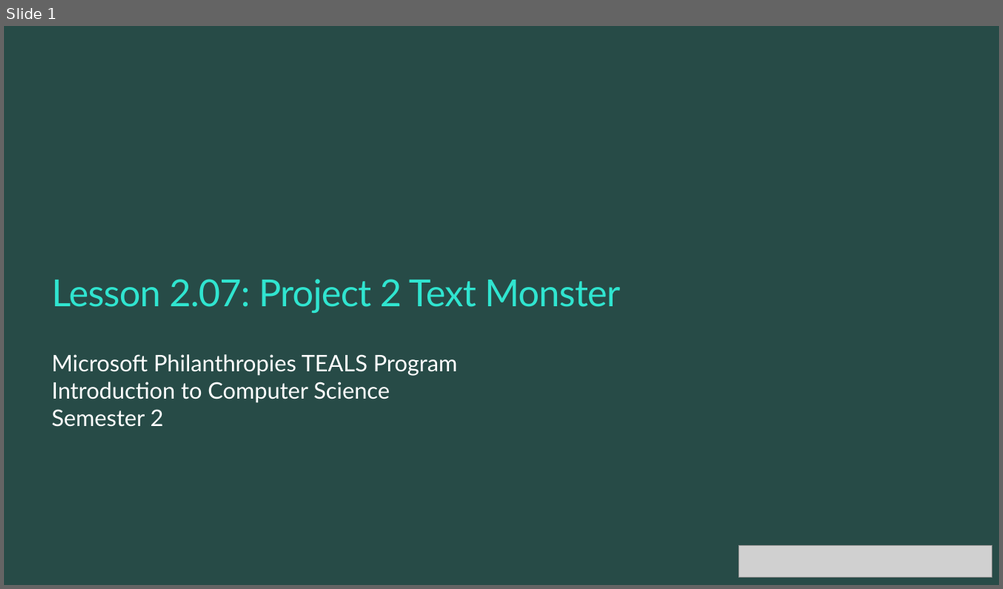
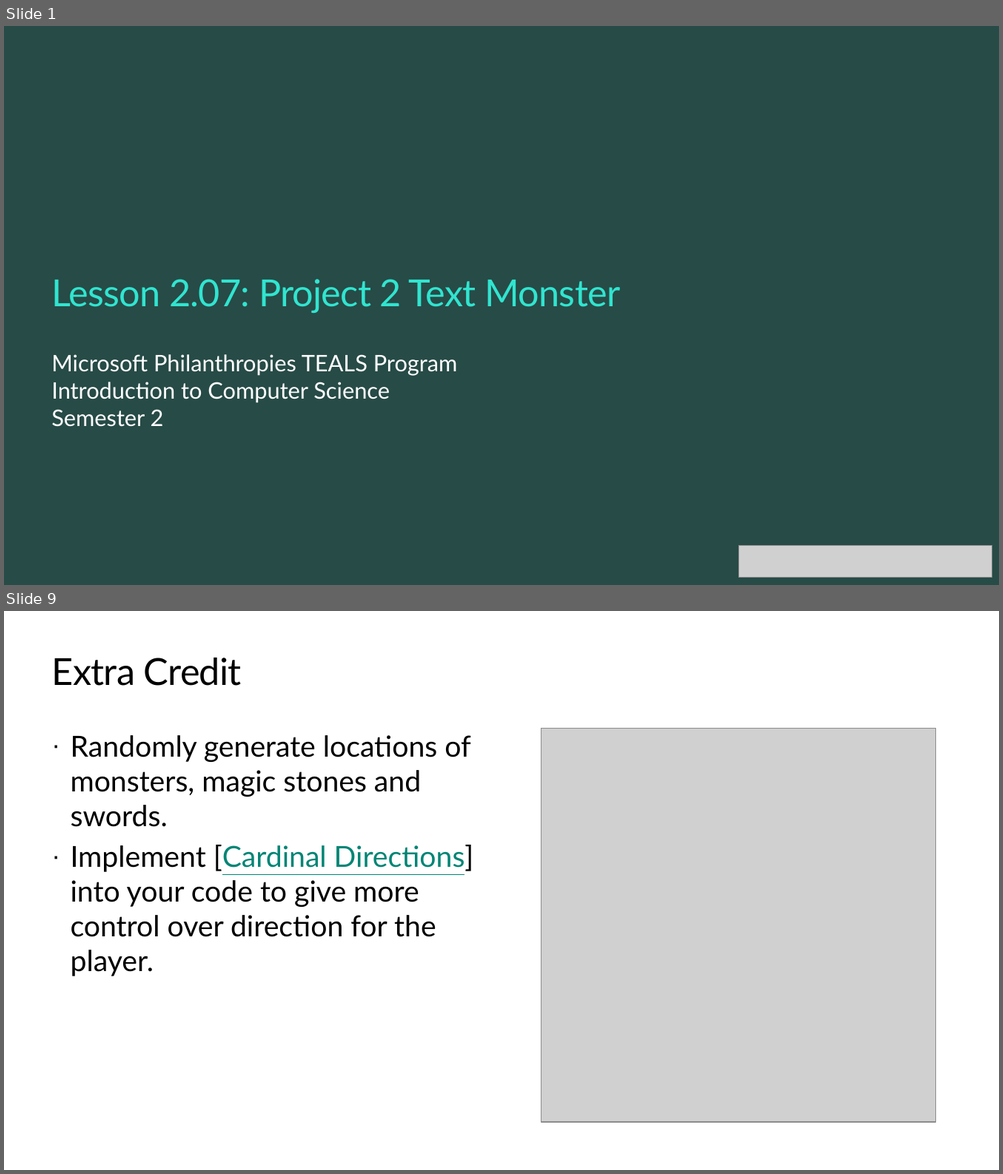
Before and after one commit to TEALSK12/2nd-semester-introduction-to-computer-science, a slide deck: units/2_unit/slidedecks/Intro Python 2.07 TEALS.pptx. Shown one above the other, each under a label of ours: slide 1 before the commit, slides 1 and 9 after it; the slides between them are not shown. The pictures are 1003x589 and 1003x1174 pixels, drawn with LibreOffice and Linux fonts; fonts in the diff are those of the drawing; grey boxes stand for pictures; background and template pictures are left out. Boxes give left, top, right and bottom in pixels: in the first picture for what was removed or moved away, otherwise in the second. Text is boxed around its words. In the diff, an @@ line names an element or a change of style, - is before the commit and + after.

```diff
--- a/units/2_unit/slidedecks/Intro Python 2.07 TEALS.pptx
+++ b/units/2_unit/slidedecks/Intro Python 2.07 TEALS.pptx
@@ slide 9 added at bbox=[4, 611, 999, 1170], background #FFFFFF @@
@@ title added at bbox=[52, 658, 242, 686], 36 pt, text #000000 @@
+Extra Credit
@@ text added at bbox=[71, 735, 474, 977], 28 pt, text #000000 @@
+· Randomly generate locations of monsters, magic stones and swords.
+· Implement [Cardinal Directions] into your code to give more control over direction for the player.
@@ picture added at bbox=[541, 728, 936, 1123] @@
```
Also in this commit, not shown: 7 slides changed, 1 slide removed.
